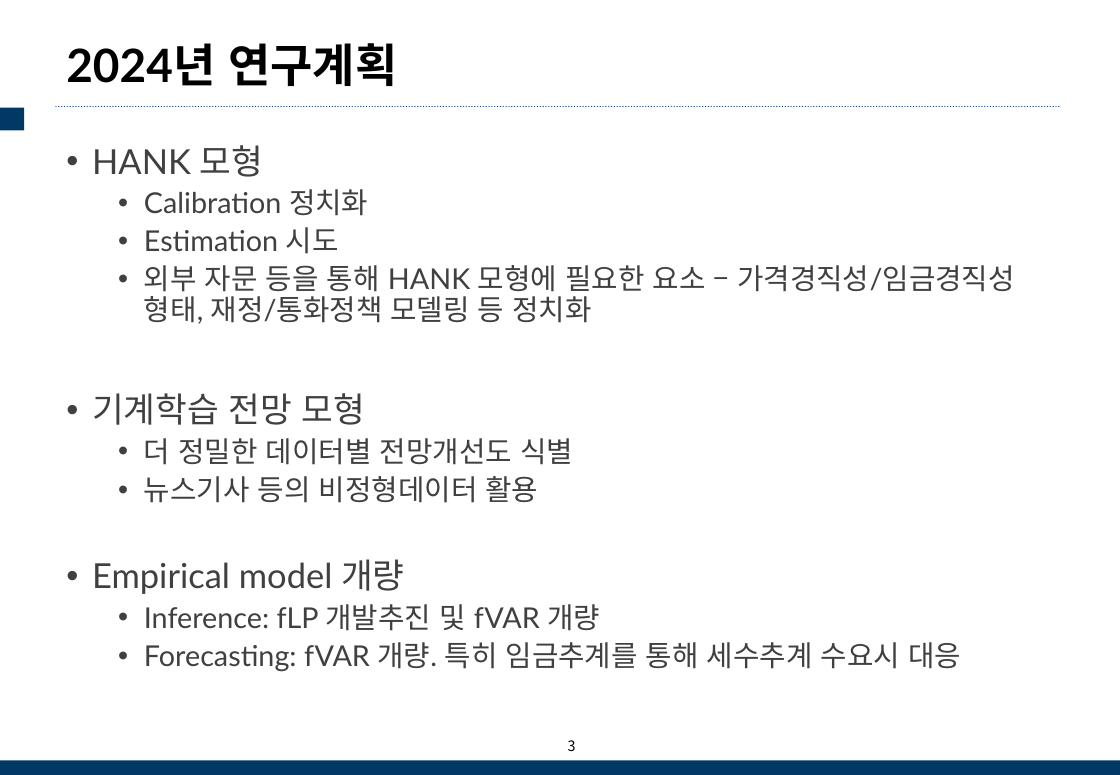
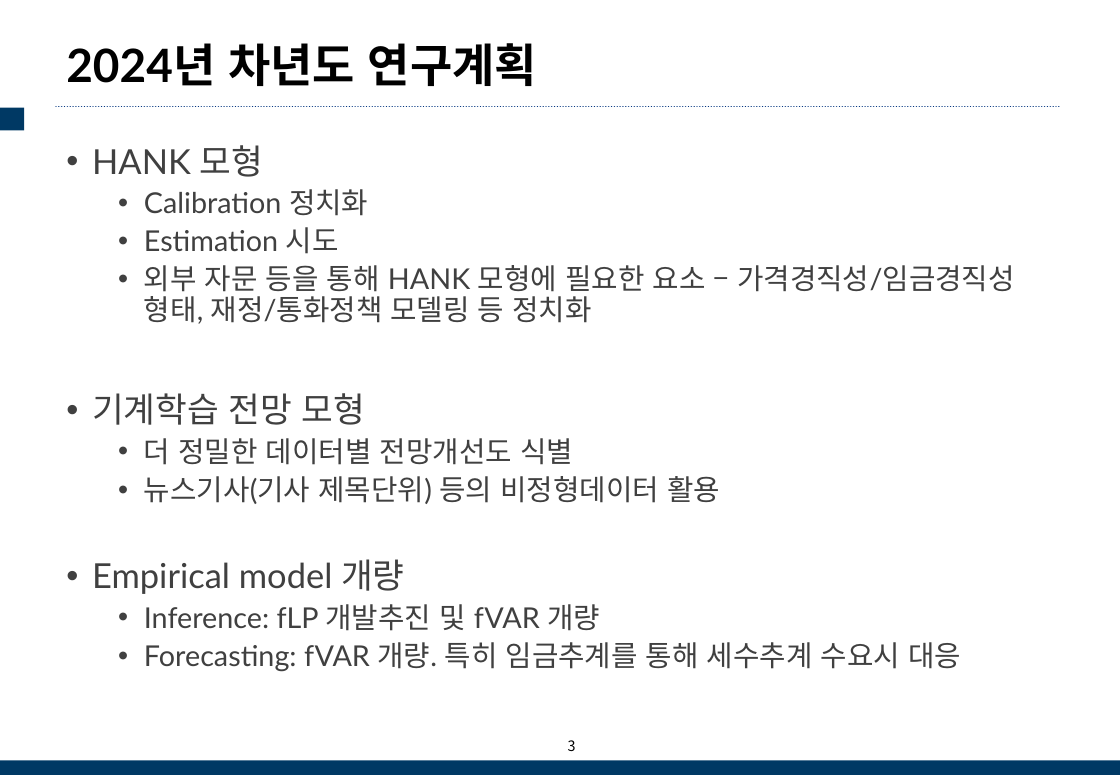
Before and after one commit to shinkangecon/ETRImeeting, a slide deck: slide 3 of (1130) KLI 연구성과 및 차년도업무협의 발표자료.pptx. Drawn at 1120x775 pixels with LibreOffice and Linux fonts; fonts in the diff are those of the drawing; background and template pictures are left out. Boxes give left, top, right and bottom in pixels: in the first picture for what was removed or moved away, otherwise in the second. Text is boxed around its words. In the diff, an @@ line names an element or a change of style, - is before the commit and + after.

```diff
--- a/(1130) KLI 연구성과 및 차년도업무협의 발표자료.pptx
+++ b/(1130) KLI 연구성과 및 차년도업무협의 발표자료.pptx
@@ title at (66, 43, 537, 86): text changed @@
-2024년 연구계획
+2024년 차년도 연구계획
@@ text at (144, 476, 720, 504): text changed @@
-  • 뉴스기사 등의 비정형데이터 활용
+  • 뉴스기사(기사 제목단위) 등의 비정형데이터 활용
```
Also in this commit, not shown: 5 other slides changed.
